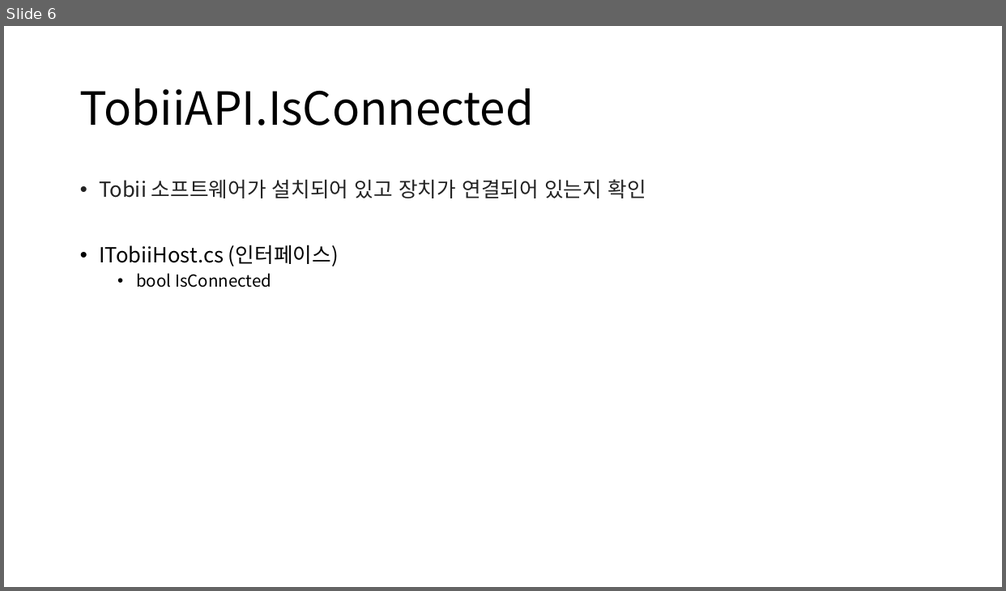
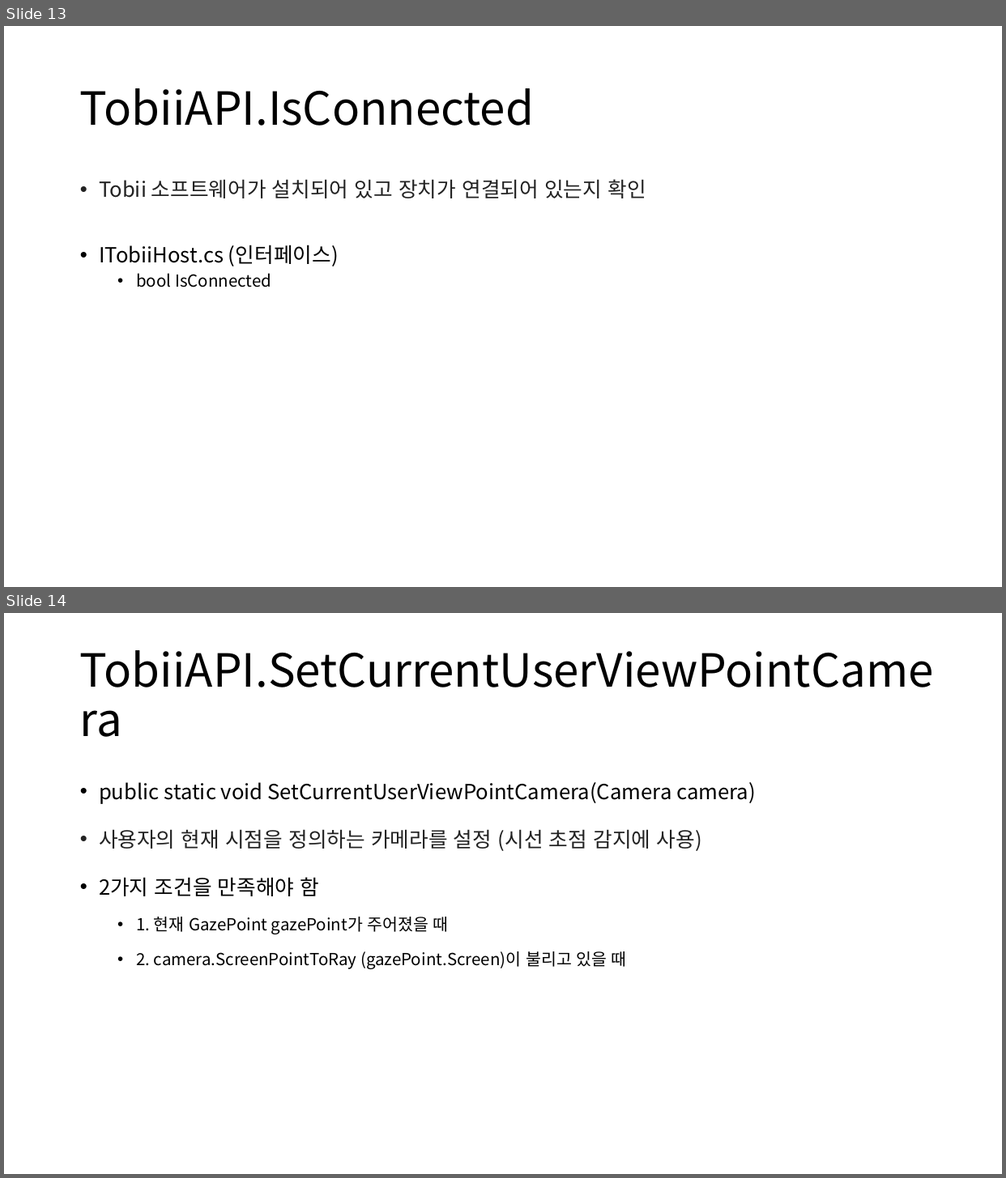
Before and after one commit to JiYoung-Kwon/Tobii_UnitySDK, a slide deck: Docs/TobiiAPI.pptx. Shown one above the other, each under a label of ours: slide 6 before the commit, slides 13 and 14 after it. The pictures are 1006x591 and 1006x1178 pixels, drawn with LibreOffice and Linux fonts; fonts in the diff are those of the drawing. Boxes give left, top, right and bottom in pixels: in the first picture for what was removed or moved away, otherwise in the second. Text is boxed around its words. In the diff, an @@ line names an element or a change of style, - is before the commit and + after.

Commit message:
Tobii API 분석, 정리 (2)

```diff
--- a/Docs/TobiiAPI.pptx
+++ b/Docs/TobiiAPI.pptx
@@ slide 14 added at (x1=4, y1=613, x2=1002, y2=1174), background #FFFFFF @@
@@ title added at (x1=80, y1=650, x2=934, y2=803), 44 pt, text #000000 @@
+TobiiAPI.SetCurrentUserViewPointCamera
@@ text added at (x1=99, y1=782, x2=756, y2=969), 20 pt, text #000000 @@
+• public static void SetCurrentUserViewPointCamera(Camera camera)
+• 사용자의 현재 시점을 정의하는 카메라를 설정 (시선 초점 감지에 사용)
+• 2가지 조건을 만족해야 함
+  • 1. 현재 GazePoint gazePoint가 주어졌을 때
+  • 2. camera.ScreenPointToRay (gazePoint.Screen)이 불리고 있을 때
@@ what was slide 6 is now slide 13 @@
```
Also in this commit, not shown: 3 slides changed, 7 other slides added.
